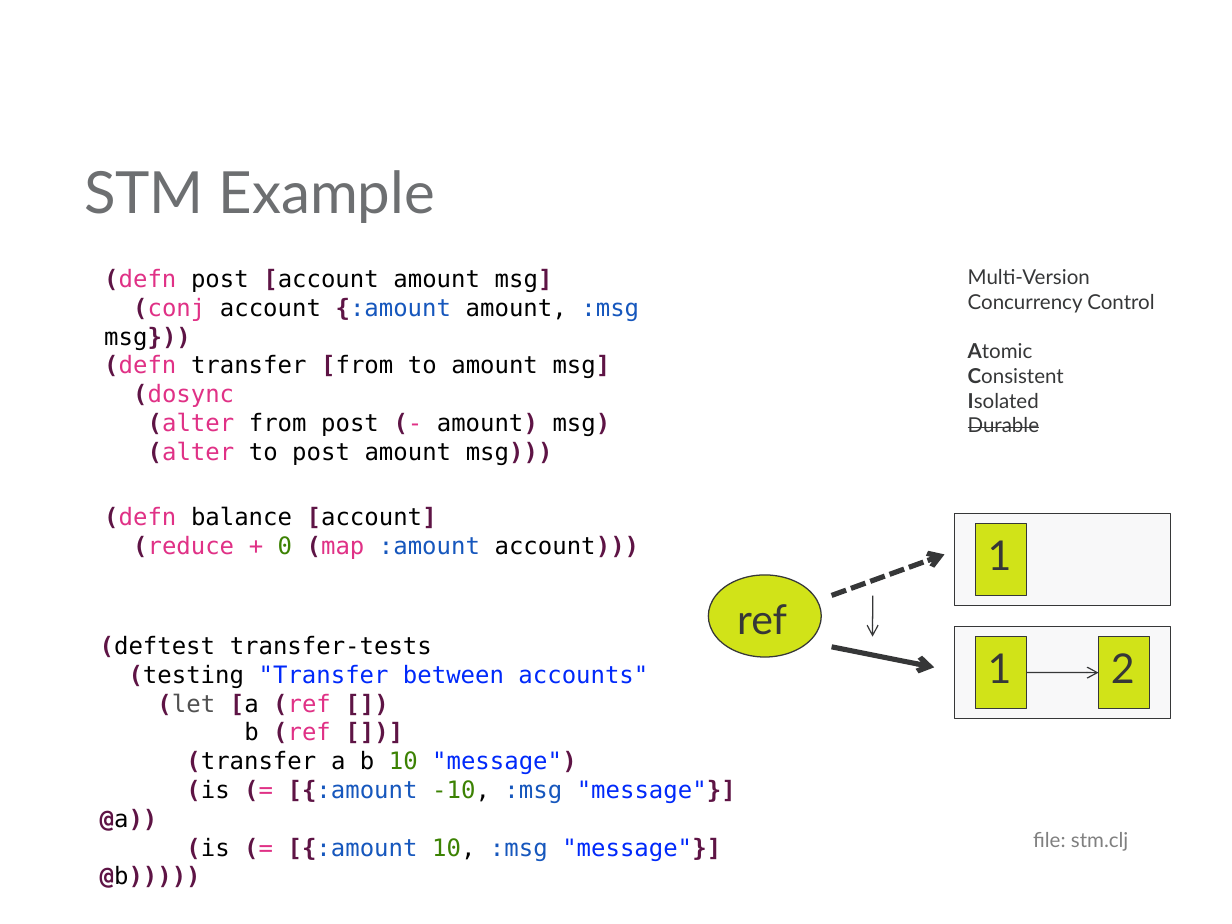
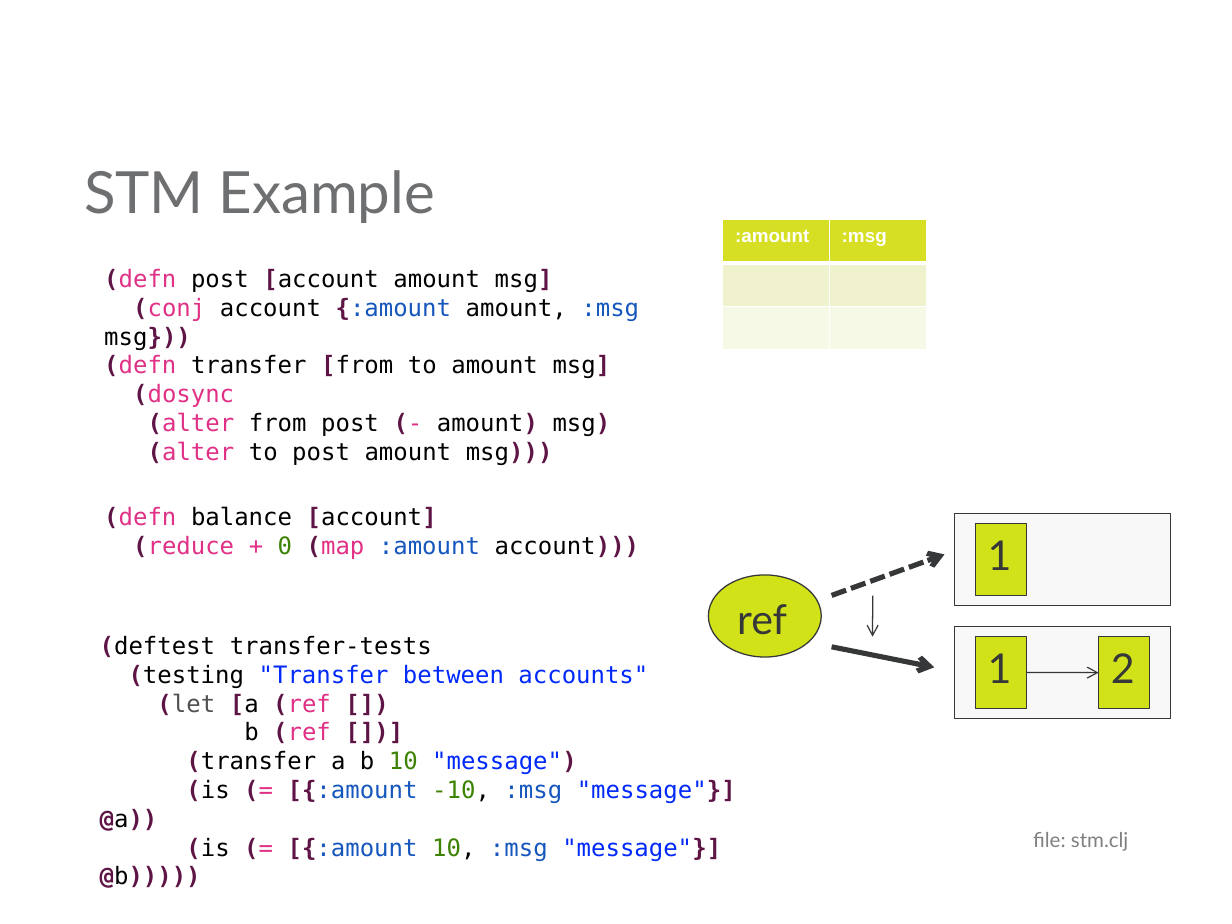
Before and after one commit to mjul/top-10-clojure-ndc-2011, a slide deck: slide 20 of Top Things to Learn From Clojure.pptx. Drawn at 1232x924 pixels with LibreOffice and Linux fonts; fonts in the diff are those of the drawing; background and template pictures are left out. Boxes give left, top, right and bottom in pixels: in the first picture for what was removed or moved away, otherwise in the second. Text is boxed around its words. In the diff, an @@ line names an element or a change of style, - is before the commit and + after.

```diff
--- a/Top Things to Learn From Clojure.pptx
+++ b/Top Things to Learn From Clojure.pptx
@@ table added at (723,219,928,350), 3 rows, 2 columns @@
+:amount | :msg
+ | 
+ | 
@@ text removed at (968,269,1154,432) @@
-Multi-Version
-Concurrency Control
-Atomic
-Consistent
-Isolated
-Durable
```
Also in this commit, not shown: 8 other slides changed, 2 other files.
